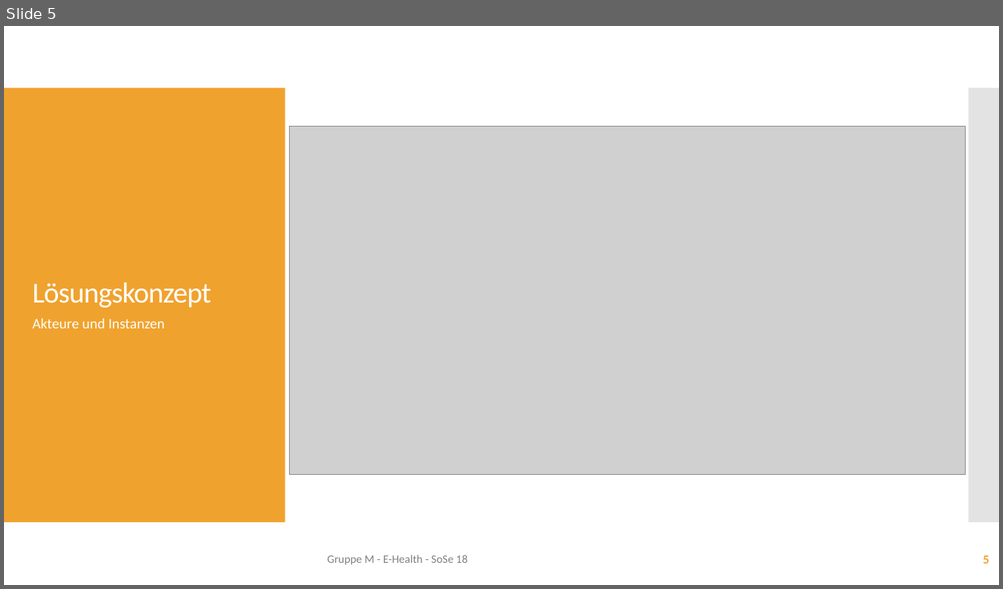
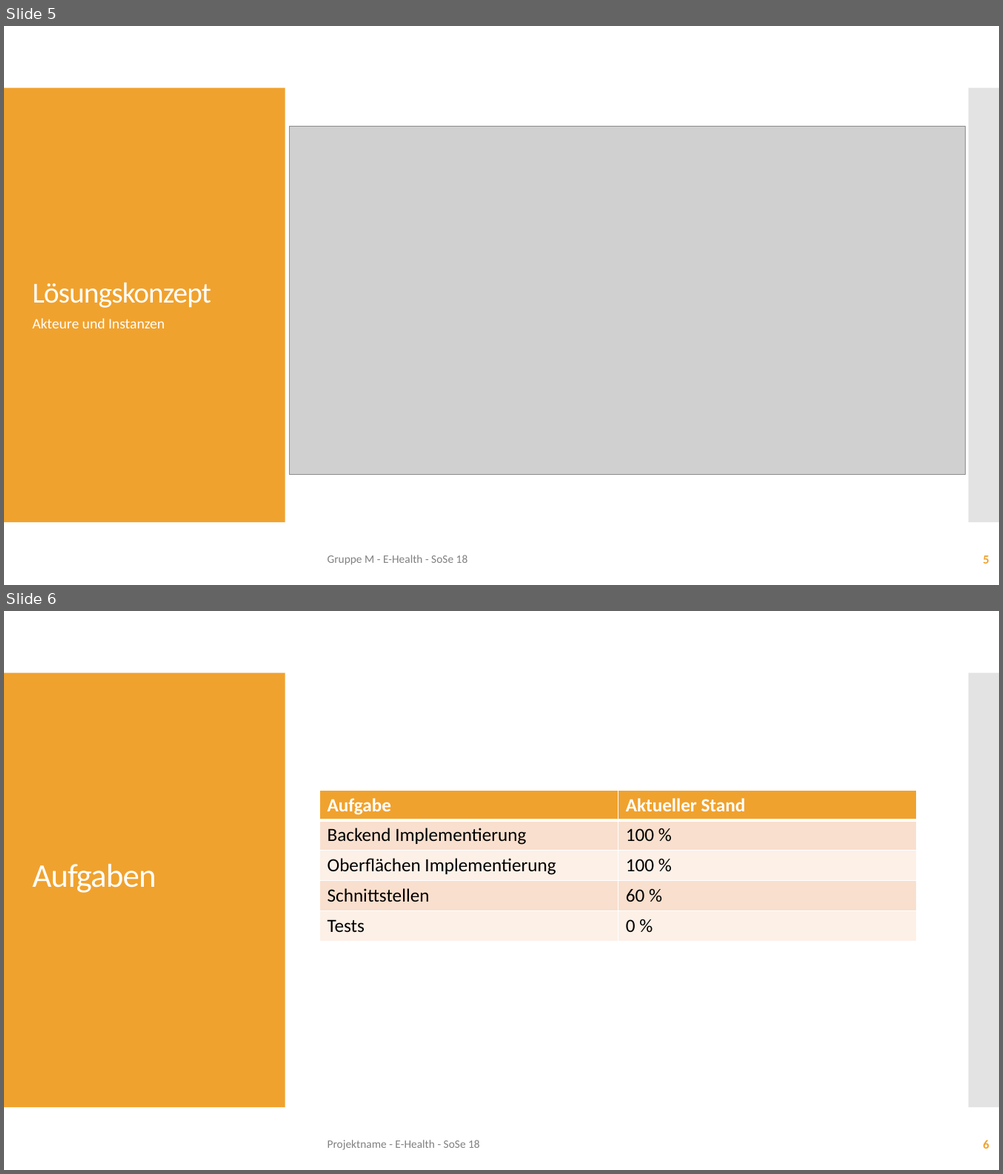
Before and after one commit to mx0c/E-Health, a slide deck: PM/Projektreview.pptx. Shown one above the other, each under a label of ours: slide 5 before the commit, slides 5 and 6 after it. The pictures are 1003x589 and 1003x1174 pixels, drawn with LibreOffice and Linux fonts; fonts in the diff are those of the drawing; grey boxes stand for pictures. Boxes give left, top, right and bottom in pixels: in the first picture for what was removed or moved away, otherwise in the second. Text is boxed around its words. In the diff, an @@ line names an element or a change of style, - is before the commit and + after.

```diff
--- a/PM/Projektreview.pptx
+++ b/PM/Projektreview.pptx
@@ slide 6 added at (4,611,999,1170), background #FFFFFF; not listed: 2 template elements that a slide beside it also shows @@
@@ table added at (319,790,916,941), 5 rows, 2 columns @@
+Aufgabe | Aktueller Stand
+Backend Implementierung | 100 %
+Oberflächen Implementierung | 100 %
+Schnittstellen | 60 %
+Tests | 0 %
@@ title added at (32,864,156,893), 32 pt, text #FFFFFF @@
+Aufgaben
@@ text added at (327,1140,480,1150), 11 pt, text #808080 @@
+Projektname - E-Health - SoSe 18
@@ page number added at (982,1140,988,1149), 12 pt, text #F0A22E, bold @@
+6
```
Also in this commit, not shown: 2 slides changed, 6 other files.
